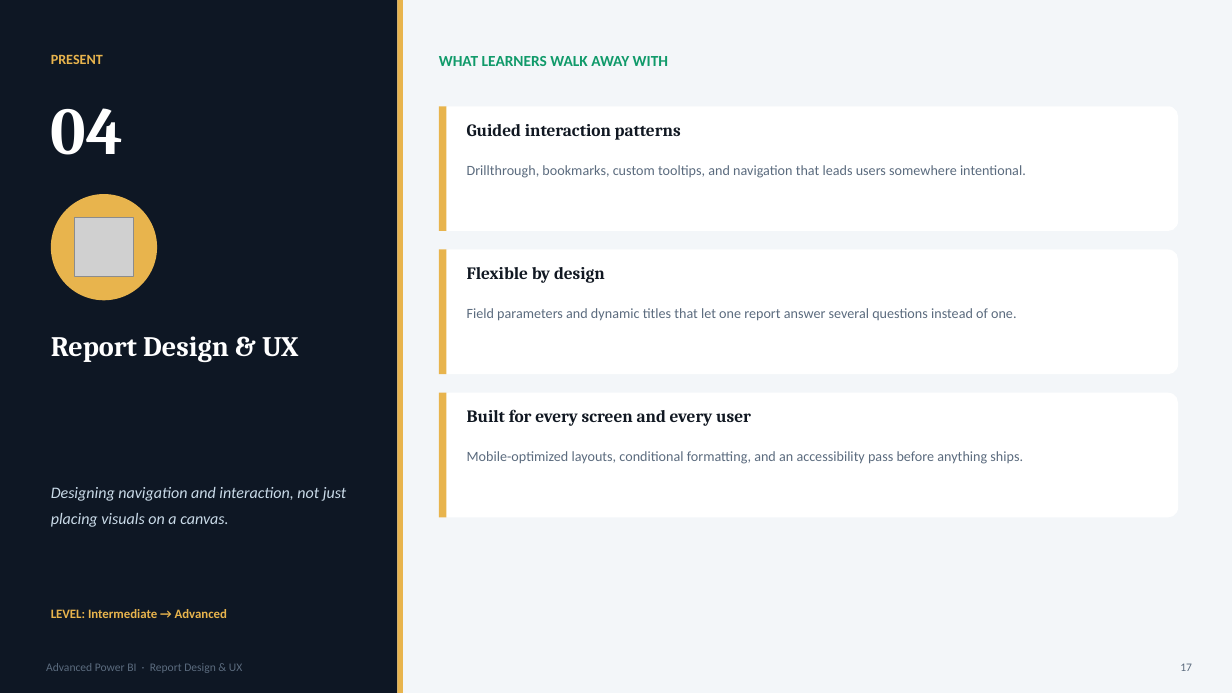
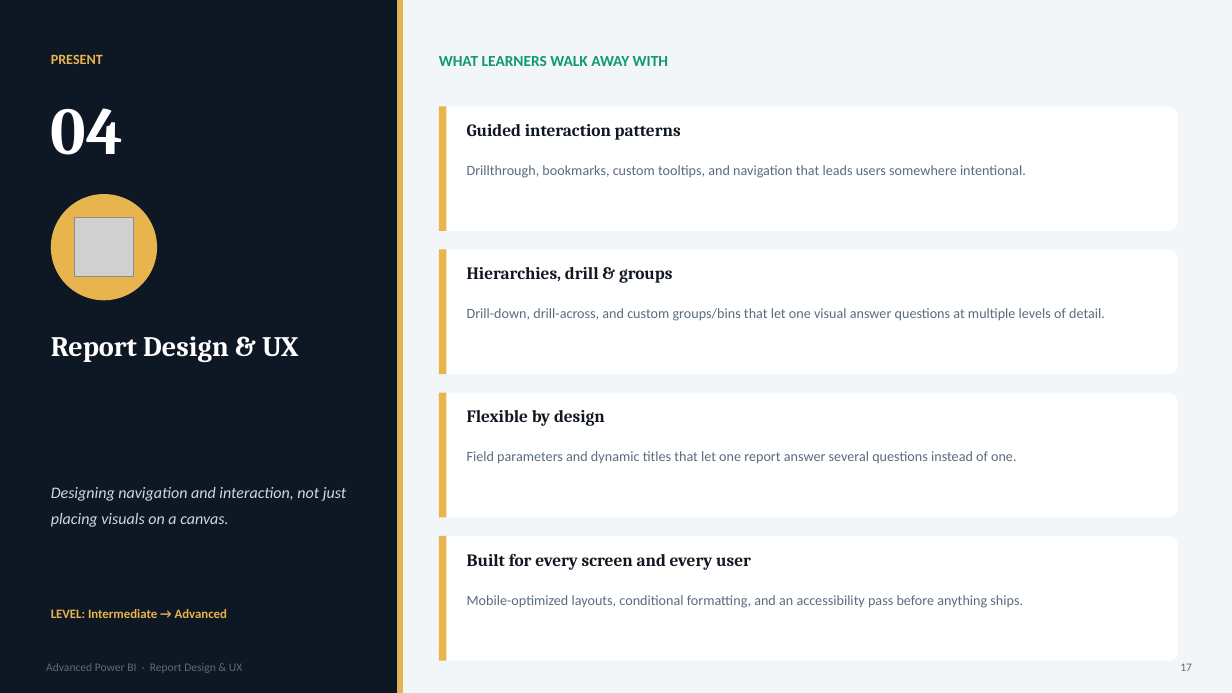
Before and after one commit to Coding-Forge/PBI-Advanced-Factory, a slide deck: slide 18 of docs/presentations/Advanced-PowerBI-Program-Overview.pptx. Drawn at 1232x693 pixels with LibreOffice and Linux fonts; fonts in the diff are those of the drawing; grey boxes stand for pictures. Boxes give left, top, right and bottom in pixels: in the first picture for what was removed or moved away, otherwise in the second. Text is boxed around its words. In the diff, an @@ line names an element or a change of style, - is before the commit and + after.

```diff
--- a/docs/presentations/Advanced-PowerBI-Program-Overview.pptx
+++ b/docs/presentations/Advanced-PowerBI-Program-Overview.pptx
@@ text at (467,267,673,283): text changed @@
-Flexible by design
+Hierarchies, drill & groups
@@ text at (467,308,1105,321): text changed @@
-Field parameters and dynamic titles that let one report answer several questions instead of one.
+Drill-down, drill-across, and custom groups/bins that let one visual answer questions at multiple levels of detail.
@@ text at (467,410,605,426): text changed @@
-Built for every screen and every user
+Flexible by design
@@ text at (467,451,1016,464): text changed @@
-Mobile-optimized layouts, conditional formatting, and an accessibility pass before anything ships.
+Field parameters and dynamic titles that let one report answer several questions instead of one.
@@ rounded rectangle added at (439,536,1178,661), fill #FFFFFF @@
@@ rectangle added at (439,536,446,661), fill #E8B44D @@
@@ text added at (467,553,751,570), 13.5 pt, text #111822, bold @@
+Built for every screen and every user
@@ text added at (467,595,1023,608), 11 pt, text #5B6B7E @@
+Mobile-optimized layouts, conditional formatting, and an accessibility pass before anything ships.
```
Also in this commit, not shown: 35 other slides changed, 1 slide added, 14 other files.
